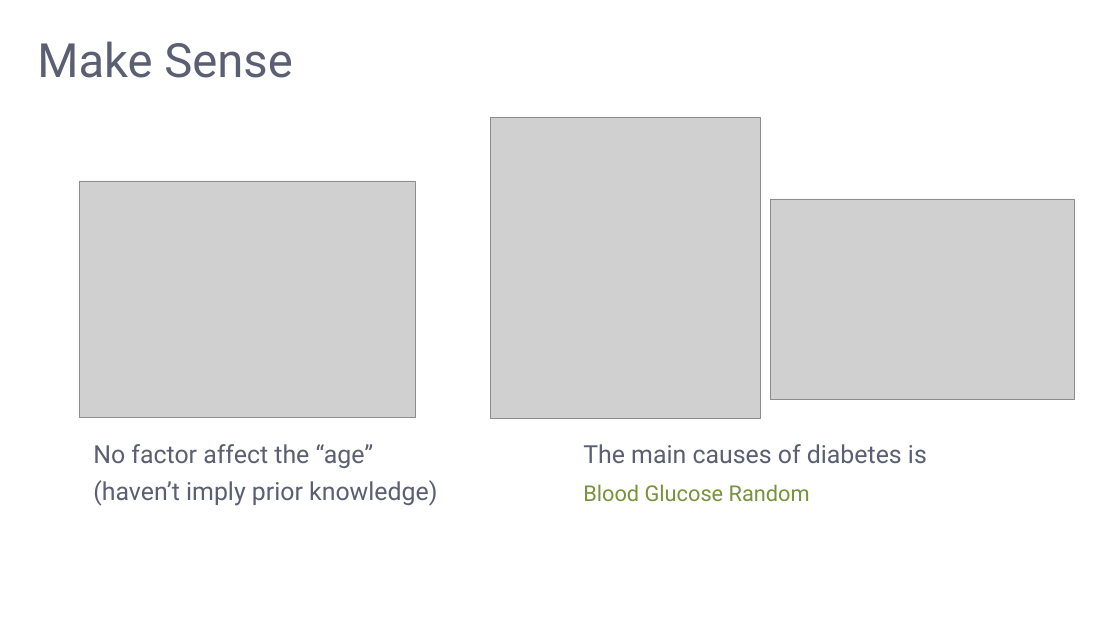
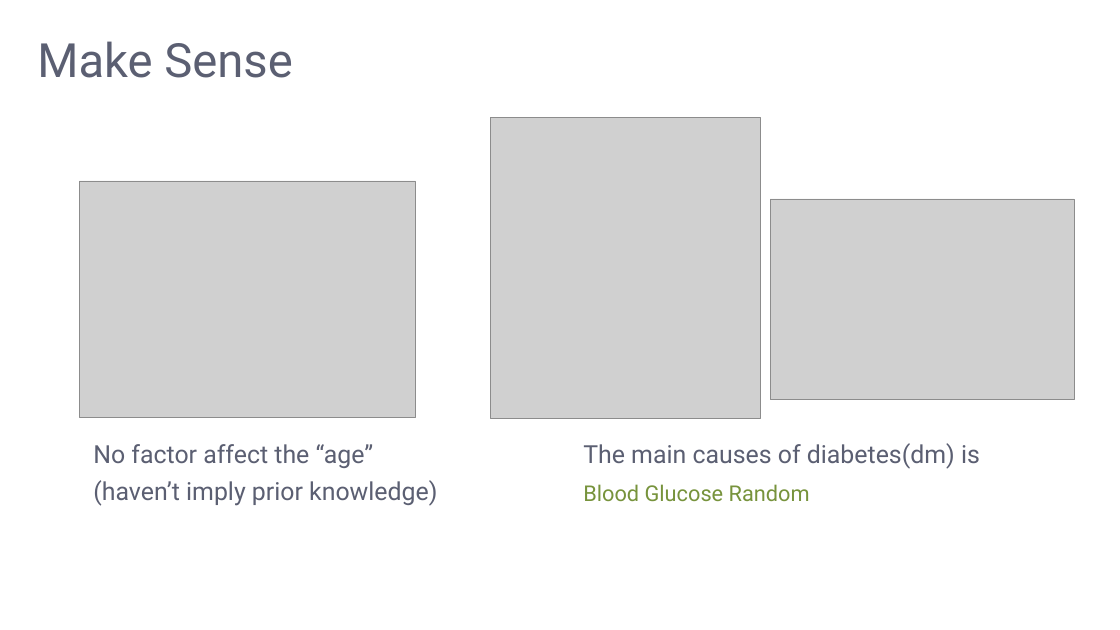
Before and after one commit to LeeMoofon0222/Vizuro_Intern, a slide deck: slide 13 of ckd_process/kidney_disease_ppt.pptx. Drawn at 1120x630 pixels with LibreOffice and Linux fonts; fonts in the diff are those of the drawing; grey boxes stand for pictures; background and template pictures are left out. Boxes give left, top, right and bottom in pixels: in the first picture for what was removed or moved away, otherwise in the second. Text is boxed around its words. In the diff, an @@ line names an element or a change of style, - is before the commit and + after.

```diff
--- a/ckd_process/kidney_disease_ppt.pptx
+++ b/ckd_process/kidney_disease_ppt.pptx
@@ text at bbox=[583, 443, 980, 469]: text changed @@
-The main causes of diabetes is
+The main causes of diabetes(dm) is
```
Also in this commit, not shown: 3 other slides changed, 2 other files.
